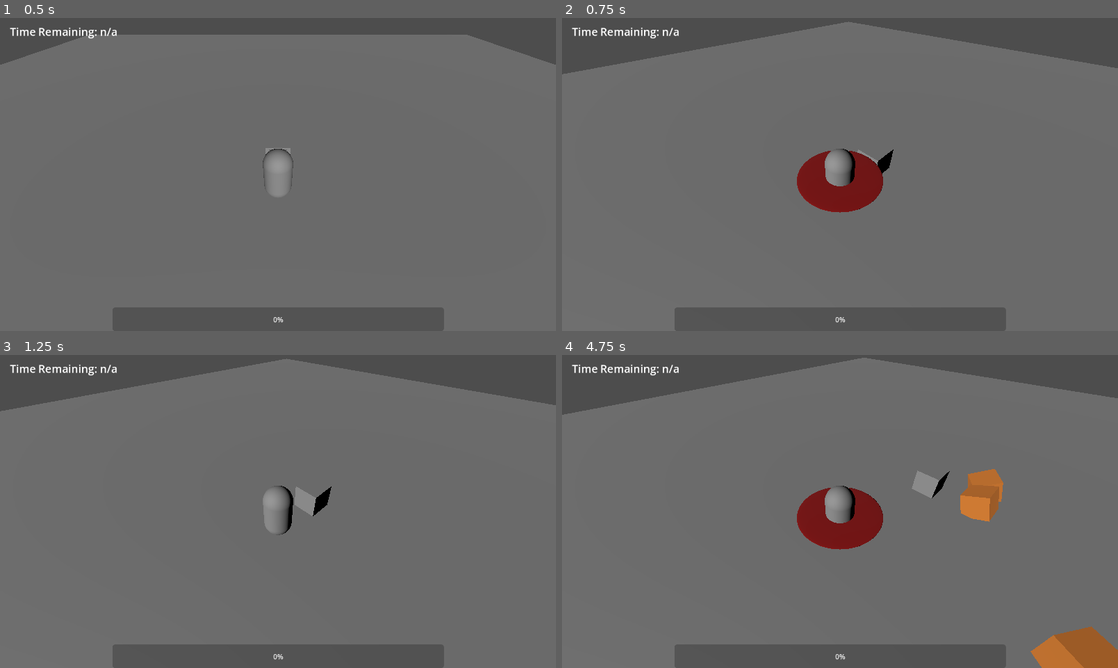
Above: before the commit, frames 1-4 (two rows, left to right).
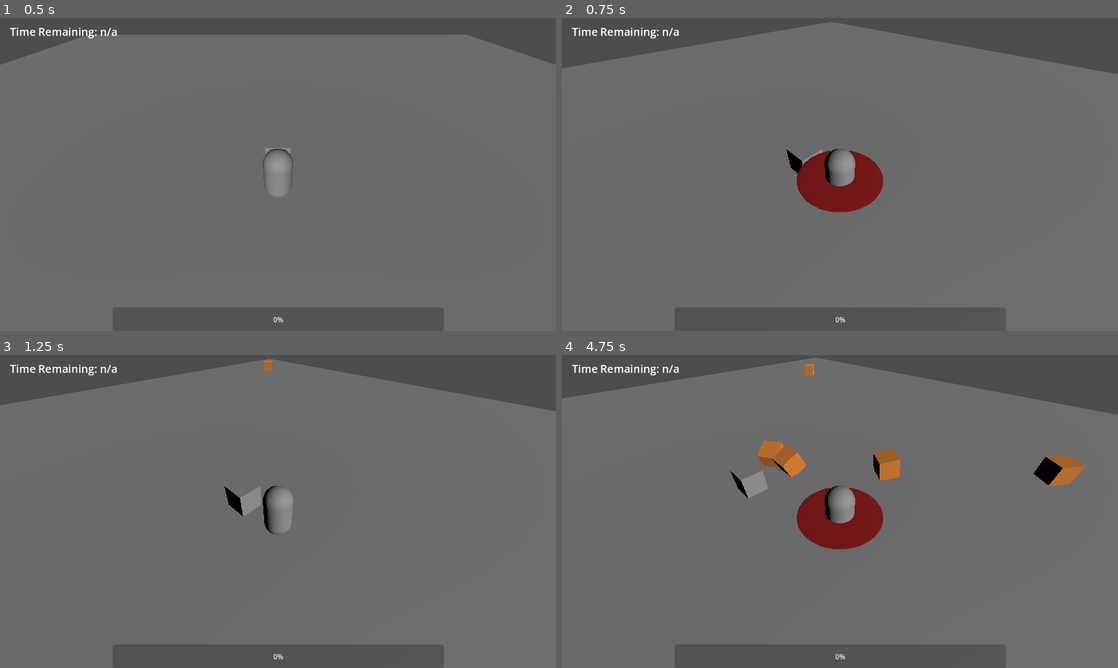
Above: after the commit, the same moments.

Repository: notadoctortired/InvinciKnight
Game: Godot game, scene res://Maps/level.tscn
The game is run twice, just before and just after one commit, with the same random seed, the same clock (stepped at 60 frames per second) and the same inputs.
Inputs:
- Up to frame 1 (0.5 s): no input
- Up to frame 2 (0.75 s): hold Q (rotate_right) from 0.53 s (still down); hold Space (swing) from 0.53 s (still down)
- Up to frame 3 (1.25 s): keep holding Q (rotate_right); keep holding Space (swing)
- Up to frame 4 (4.75 s): release Q (rotate_right) at 1.28 s; release Space (swing) at 1.28 s; hold S (down) 1.28-2.03 s; tap Space (swing) at 1.35, 2.85, 4.35 s; hold Q (rotate_right) 2.03-2.78 s; hold Space (swing) 2.03-2.78 s; hold W (up) 2.78-3.53 s; hold Space (swing) 3.53-4.28 s; hold E (rotate_left) from 3.53 s (still down)

Frame 1 is identical in both runs. In frame 2, 2.1% of the frame differs, in the area x 0-100%, y 1-62%; in frame 3, 2.7%; in frame 4, 9.1%, in the area x 0-100%, y 0-100%.
Error in both runs: Attempt to call function 'get_node' in base 'null instance' on a null instance. (res://Buildings/KOTH)

Commit message:
Began work on implementing sorcerer, added player death / losing, issue with sorcerer not rotating correctly when looking at player

Diff:
--- a/AI/Peasant/peasant_controller.gd
+++ b/AI/Peasant/peasant_controller.gd
@@ -32,8 +32,9 @@
 func _physics_process(delta):
 	set_movement_target(move_target_pos)
 
-	if health == 0:
+	if health <= 0:
 		kill_actor()
+		return
 
 	if NavigationServer3D.map_get_iteration_id(navigation_agent.get_navigation_map()) == 0:
 		return
--- /dev/null
+++ b/AI/Sorcerer/sorcerer.tscn
@@ -0,0 +1,32 @@
+[gd_scene format=3 uid="uid://wo0a7dga8xuw"]
+
+[ext_resource type="Script" uid="uid://x6anmiadkb3i" path="res://AI/Sorcerer/sorcerer_controller.gd" id="1_2aoss"]
+
+[sub_resource type="StandardMaterial3D" id="StandardMaterial3D_2aoss"]
+albedo_color = Color(0.75686276, 0.08235294, 1, 1)
+
+[sub_resource type="BoxMesh" id="BoxMesh_x2occ"]
+material = SubResource("StandardMaterial3D_2aoss")
+size = Vector3(1, 2, 1)
+
+[sub_resource type="BoxShape3D" id="BoxShape3D_bt1o5"]
+size = Vector3(1, 2, 1)
+
+[node name="Sorcerer" type="CharacterBody3D" unique_id=252368505]
+axis_lock_linear_x = true
+axis_lock_linear_y = true
+axis_lock_linear_z = true
+script = ExtResource("1_2aoss")
+speed = 8.0
+health = 30.0
+
+[node name="EnemyFlag" type="Node3D" parent="." unique_id=1184154997]
+
+[node name="MeshInstance3D" type="MeshInstance3D" parent="." unique_id=825856893]
+mesh = SubResource("BoxMesh_x2occ")
+
+[node name="CollisionShape3D" type="CollisionShape3D" parent="." unique_id=8905976]
+shape = SubResource("BoxShape3D_bt1o5")
+
+[node name="NavRoot" type="Node3D" parent="." unique_id=581695110]
+transform = Transform3D(1, 0, 0, 0, 1, 0, 0, 0, 1, 0, -1, 0)
--- /dev/null
+++ b/AI/Sorcerer/sorcerer_controller.gd
@@ -0,0 +1,30 @@
+extends CharacterBody3D
+
+@export_category("Values")
+@export var speed: float
+@export var health: float
+
+@onready var root = get_tree().root.get_child(0)
+@onready var player = root.get_node("Player")
+
+func _ready():
+	actor_setup.call_deferred()
+
+func actor_setup():
+	await get_tree().physics_frame
+
+func _physics_process(delta):
+	if health <= 0:
+		kill_actor()
+		return
+
+	if not is_on_floor():
+		velocity += get_gravity() * delta
+
+	if is_instance_valid(player):
+		look_at(player.position,Vector3(0,1,0),true)
+
+	move_and_slide()
+
+func kill_actor():
+	queue_free()
--- a/AI/spawn_enemies.gd
+++ b/AI/spawn_enemies.gd
@@ -8,9 +8,12 @@
 @export var sorcerer_cooldown: float
 
 @onready var peasant = "res://AI/Peasant/peasant.tscn"
+@onready var sorcerer = "res://AI/Sorcerer/sorcerer.tscn"
 
 var peasant_timer = 0
 var sorcerer_timer = sorcerer_cooldown
+
+var sorcerer_counter = []
 
 func _ready():
 	pass
@@ -45,4 +48,20 @@
 func spawn_sorcerer():
 	print("Implement Sorcerer")
 
+	if not sorcerer_counter.size() >= 4:
+		var spawn_location = randi_range(0,get_children().size()-1)
+		spawn_location = get_child(spawn_location).position
+
+		# Loads enemy scene into PackedScene
+		var scene = load(sorcerer)
+		# Creates an instance of the unit
+		var instance = scene.instantiate()
+
+		# Sets the unit's position (adjusting it to be above the ground using the child node "Base")
+		# and adds it to the scene tree
+		instance.position = spawn_location - (2*instance.get_node("NavRoot").position)
+		get_tree().root.add_child(instance)
+
+		sorcerer_counter.append(instance)
+
 	sorcerer_timer = sorcerer_cooldown
--- a/Buildings/KOTH Point/Scripts/koth_timer.gd
+++ b/Buildings/KOTH Point/Scripts/koth_timer.gd
@@ -5,11 +5,13 @@
 
 @onready var timer = $Timer
 @onready var root = get_tree().root.get_child(0)
-@onready var UI = root.get_node("Player/PlayerBody/PlayerUI")
+var UI = null
 
 func _ready():
 	timer.timeout.connect(win)
 	timer.start(round_length)
+
+	UI = root.get_node("Player/PlayerBody/PlayerUI")
 
 	var timerUI = UI.get_node("RoundTimer")
 
@@ -24,4 +26,4 @@
 	timerUI.text = "Time Remaining: " + str(int(round_length))
 
 func win():
-	get_tree().change_scene_to_file("res://Maps/victory.tscn")
+	get_tree().change_scene_to_file("res://Maps/Menus/victory.tscn")
--- a/Maps/victory.tscn
+++ b/Maps/Menus/death.tscn
@@ -1,4 +1,6 @@
-[gd_scene format=3 uid="uid://do2luek0t01dg"]
+[gd_scene format=3 uid="uid://bv3e1cww7sihy"]
+
+[ext_resource type="Script" uid="uid://qhlax625v0" path="res://Maps/Menus/victory_UI.gd" id="1_mmu8o"]
 
 [sub_resource type="LabelSettings" id="LabelSettings_guw0i"]
 font_size = 109
@@ -22,6 +24,8 @@
 anchors_preset = 15
 anchor_right = 1.0
 anchor_bottom = 1.0
+grow_horizontal = 2
+grow_vertical = 2
 color = Color(0.20392157, 0, 0, 1)
 
 [node name="WinLabel" type="Label" parent="." unique_id=916797870]
@@ -37,40 +41,8 @@
 offset_bottom = -113.0
 grow_horizontal = 2
 grow_vertical = 2
-text = "You win!"
+text = "You lose!"
 label_settings = SubResource("LabelSettings_guw0i")
-horizontal_alignment = 1
-vertical_alignment = 1
-
-[node name="RetryButton" type="Button" parent="." unique_id=1974124333]
-layout_mode = 1
-anchors_preset = 8
-anchor_left = 0.5
-anchor_top = 0.5
-anchor_right = 0.5
-anchor_bottom = 0.5
-offset_left = -176.0
-offset_top = -42.25
-offset_right = 176.0
-offset_bottom = 42.25
-grow_horizontal = 2
-grow_vertical = 2
-
-[node name="Label" type="Label" parent="RetryButton" unique_id=1325632078]
-layout_mode = 1
-anchors_preset = 8
-anchor_left = 0.5
-anchor_top = 0.5
-anchor_right = 0.5
-anchor_bottom = 0.5
-offset_left = -37.5
-offset_top = -20.0
-offset_right = 37.5
-offset_bottom = 20.0
-grow_horizontal = 2
-grow_vertical = 2
-text = "Retry"
-label_settings = SubResource("LabelSettings_1cjr5")
 horizontal_alignment = 1
 vertical_alignment = 1
 
@@ -82,11 +54,12 @@
 anchor_right = 0.5
 anchor_bottom = 0.5
 offset_left = -176.0
-offset_top = 95.75
+offset_top = 45.75
 offset_right = 176.0
-offset_bottom = 180.25
+offset_bottom = 130.25
 grow_horizontal = 2
 grow_vertical = 2
+script = ExtResource("1_mmu8o")
 
 [node name="Label" type="Label" parent="ExitGame" unique_id=1915460091]
 layout_mode = 1
--- /dev/null
+++ b/Maps/Menus/victory.tscn
@@ -0,0 +1,80 @@
+[gd_scene format=3 uid="uid://do2luek0t01dg"]
+
+[ext_resource type="Script" uid="uid://qhlax625v0" path="res://Maps/Menus/victory_UI.gd" id="1_qsi4j"]
+
+[sub_resource type="LabelSettings" id="LabelSettings_guw0i"]
+font_size = 109
+shadow_size = 12
+shadow_color = Color(0, 0, 0, 0.7254902)
+shadow_offset = Vector2(3, 3)
+
+[sub_resource type="LabelSettings" id="LabelSettings_1cjr5"]
+font_size = 29
+
+[node name="Victory" type="Control" unique_id=589828803]
+layout_mode = 3
+anchors_preset = 15
+anchor_right = 1.0
+anchor_bottom = 1.0
+grow_horizontal = 2
+grow_vertical = 2
+
+[node name="Background" type="ColorRect" parent="." unique_id=1215149388]
+layout_mode = 1
+anchors_preset = 15
+anchor_right = 1.0
+anchor_bottom = 1.0
+grow_horizontal = 2
+grow_vertical = 2
+color = Color(0.20392157, 0, 0, 1)
+
+[node name="WinLabel" type="Label" parent="." unique_id=916797870]
+layout_mode = 1
+anchors_preset = 8
+anchor_left = 0.5
+anchor_top = 0.5
+anchor_right = 0.5
+anchor_bottom = 0.5
+offset_left = -319.0
+offset_top = -271.0
+offset_right = 319.0
+offset_bottom = -113.0
+grow_horizontal = 2
+grow_vertical = 2
+text = "You win!"
+label_settings = SubResource("LabelSettings_guw0i")
+horizontal_alignment = 1
+vertical_alignment = 1
+
+[node name="ExitGame" type="Button" parent="." unique_id=1850688979]
+layout_mode = 1
+anchors_preset = 8
+anchor_left = 0.5
+anchor_top = 0.5
+anchor_right = 0.5
+anchor_bottom = 0.5
+offset_left = -176.0
+offset_top = 45.75
+offset_right = 176.0
+offset_bottom = 130.25
+grow_horizontal = 2
+grow_vertical = 2
+script = ExtResource("1_qsi4j")
+
+[node name="Label" type="Label" parent="ExitGame" unique_id=1915460091]
+layout_mode = 1
+anchors_preset = 8
+anchor_left = 0.5
+anchor_top = 0.5
+anchor_right = 0.5
+anchor_bottom = 0.5
+offset_left = -37.5
+offset_top = -20.0
+offset_right = 37.5
+offset_bottom = 20.0
+grow_horizontal = 2
+grow_vertical = 2
+text = "Exit Game"
+label_settings = SubResource("LabelSettings_1cjr5")
+horizontal_alignment = 1
+vertical_alignment = 1
--- /dev/null
+++ b/Maps/Menus/victory_UI.gd
@@ -0,0 +1,8 @@
+extends Button
+
+func _ready() -> void:
+	button_down.connect(clicked)
+
+func clicked():
+	if name == "ExitGame":
+		get_tree().quit(0)
--- a/Maps/level.tscn
+++ b/Maps/level.tscn
@@ -19,6 +19,10 @@
 
 [node name="Level" type="Node3D" unique_id=2013447816]
 
+[node name="KOTH" parent="." unique_id=1872317103 instance=ExtResource("2_8m33b")]
+transform = Transform3D(1, 0, 0, 0, 1, 0, 0, 0, 1, 0, 1, 0)
+round_length = 10.0
+
 [node name="Floor" type="StaticBody3D" parent="." unique_id=1815422157]
 
 [node name="MeshInstance3D" type="MeshInstance3D" parent="Floor" unique_id=492850321]
@@ -32,9 +36,6 @@
 
 [node name="DirectionalLight3D" type="DirectionalLight3D" parent="." unique_id=1039218464]
 transform = Transform3D(1, 0, 0, 0, 0.8660254, 0.5, 0, -0.5, 0.8660254, 0, 5, 0)
-
-[node name="KOTH" parent="." unique_id=1872317103 instance=ExtResource("2_8m33b")]
-transform = Transform3D(1, 0, 0, 0, 1, 0, 0, 0, 1, 0, 1, 0)
 
 [node name="NavigationRegion3D" type="NavigationRegion3D" parent="." unique_id=217935255]
 transform = Transform3D(1, 0, 0, 0, 1, 0, 0, 0, 1, 0, -0.5, 0)
@@ -53,7 +54,7 @@
 [node name="SpawnPoints" type="Node3D" parent="." unique_id=977383990]
 script = ExtResource("4_wy0yp")
 peasant_cooldown = 1.0
-sorcerer_cooldown = 20.0
+sorcerer_cooldown = 1.0
 
 [node name="Point1" type="Node3D" parent="SpawnPoints" unique_id=901588636]
 transform = Transform3D(1, 0, 0, 0, 1, 0, 0, 0, 1, -20, 0, 20)
--- a/Player/Scripts/Attacks/slash_hit.gd
+++ b/Player/Scripts/Attacks/slash_hit.gd
@@ -8,8 +8,8 @@
 	monitoring = false
 
 func damage(body):
-	var damage = 10*player.damage_mult
+	var damage_amount = 10*player.damage_mult
 	if visible:
 		if body.get_child(0).name == "EnemyFlag": # All enemies have a node3D as their first child
 		# that flags them as enemies
-			body.health -= 10
+			body.health -= damage_amount
--- a/Player/Scripts/Player Controls/player_controller.gd
+++ b/Player/Scripts/Player Controls/player_controller.gd
@@ -25,13 +25,16 @@
 
 	move_and_slide()
 
+	if health <= 0:
+		kill_actor()
+
 func _input(event: InputEvent):
 	if event.is_action_pressed("rotate_right"):
 		# 0.7853982 is 45 degrees in radians
-		rotate_y(0.7853982)
+		rotate_y(-0.7853982)
 
 	if event.is_action_pressed("rotate_left"):
-		rotate_y(-0.7853982)
+		rotate_y(0.7853982)
 
 	if event.is_action_pressed("swing") and not $SlashArea.visible:
 		swing_attack()
@@ -45,3 +48,6 @@
 func hide_attacks():
 	$SlashArea.visible = false
 	$SlashArea.monitoring = false
+
+func kill_actor():
+	get_tree().change_scene_to_file("res://Maps/Menus/death.tscn")
Not shown, added: AI/Sorcerer/sorcerer_controller.gd.uid
Not shown, added: Maps/Menus/victory_UI.gd.uid
